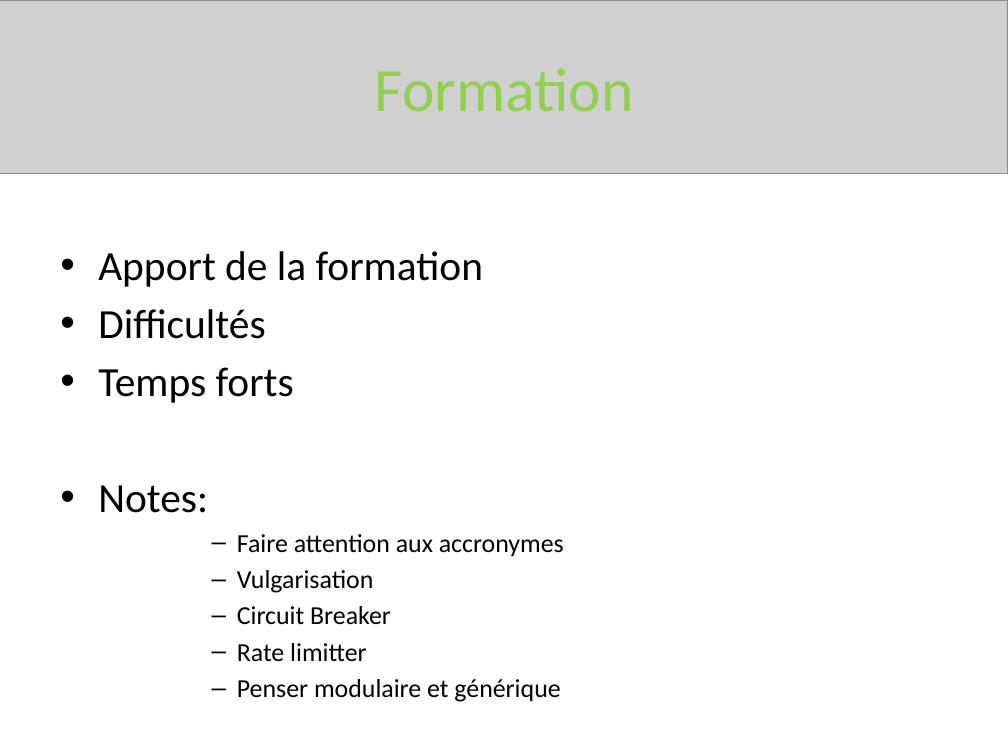
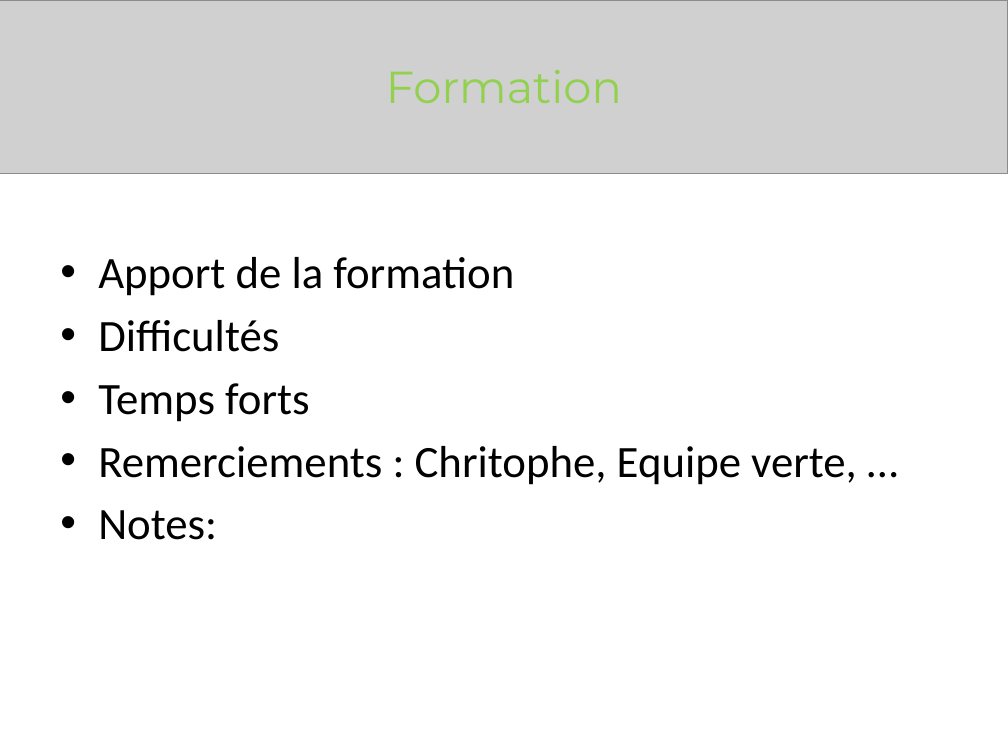
Before and after one commit to Elouaret/spring-cloud, a slide deck: slide 11 of Netflix_au_service_du_printemps.pptx (slide 8 before the commit). Drawn at 1008x756 pixels with LibreOffice and Linux fonts; fonts in the diff are those of the drawing; grey boxes stand for pictures. Boxes give left, top, right and bottom in pixels: in the first picture for what was removed or moved away, otherwise in the second. Text is boxed around its words. In the diff, an @@ line names an element or a change of style, - is before the commit and + after.

Commit message:
ppt

```diff
--- a/Netflix_au_service_du_printemps.pptx
+++ b/Netflix_au_service_du_printemps.pptx
@@ text "Formation" at (386,70,622,103): size 44 to 32 pt, font Calibri to Montserrat @@
@@ text at (98,257,514,540): size 29.6 to 32 pt in "Apport de la formation", "Difficultés", "Temps forts", "Notes:" @@
@@ text at (98,446,857,485): paragraph added @@
+• Remerciements : Chritophe, Equipe verte, …
@@ text at (237,534,564,702): paragraphs removed @@
-      – Faire attention aux accronymes
-      – Vulgarisation
-      – Circuit Breaker
-      – Rate limitter
-      – Penser modulaire et générique
```
Also in this commit, not shown: 4 other slides changed, 7 slides added, 4 slides removed, 5 other files.
